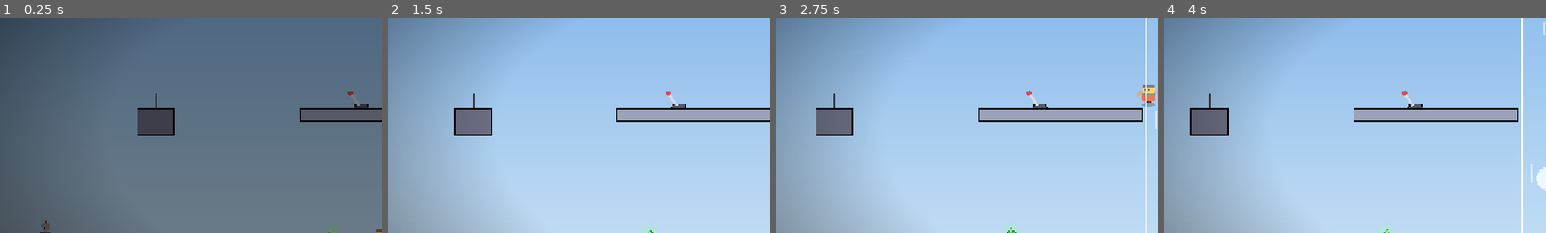
Above: before the commit, frames 1-4 (left to right).
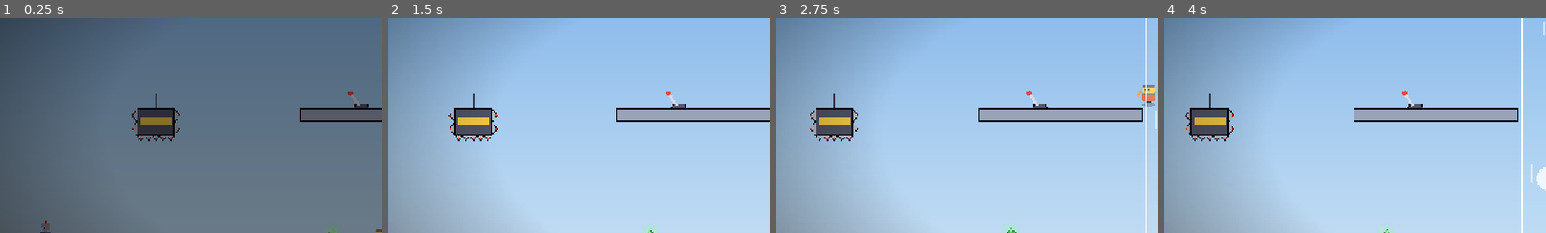
Above: after the commit, the same moments.

Repository: francoNicolasAlvarez/Plataformero_editable
Game: Godot game, scene res://scenes/levels/level_twentyfive.tscn
The game is run twice, just before and just after one commit, with the same random seed, the same clock (stepped at 60 frames per second) and the same inputs. This scene is started directly instead of the project's main scene.
Inputs (mouse positions are % of the whole screen's width and height, from its top left):
- Up to frame 1 (0.25 s): no input
- Up to frame 2 (1.5 s): tap Enter (pause) at 0.5 s; move the mouse to (72, 45) at 0.52 s; hold D (move_right) 0.53-1.25 s; tap Ctrl (dash) at 0.6 s; click (72, 45) at 0.67 s; tap Space (jump) at 0.77, 1.07 s; drag from (30, 55) to (85, 39) at 1.27 s
- Up to frame 3 (2.75 s): move the mouse to (60, 28) at 2.02 s; hold A (move_left) from 2.03 s (still down); tap Tab at 2.1 s
- Up to frame 4 (4 s): release A (move_left) at 2.75 s; drag from (45, 70) to (54, 46) at 2.77 s; move the mouse to (80, 65) at 3.52 s; hold D (move_right) from 3.53 s (still down); tap J at 3.6 s; tap Space (jump) at 3.77 s
The pictures show only the part of the screen within x 0-50%, y 23-73%; the shares and areas given below are measured in that part.

The runs differ from the first frame. In frame 1, 0.4% of the frame differs, in the area x 34-47%, y 42-58%; in frame 2, 1.4%; in frame 3, 1.4%, in the area x 9-22%, y 42-58%; in frame 4, 1.4%.

Commit message:
Bola de puas cae 1,5 s tras el aviso; prensas como bloques de puas que danan al tocarlos
Co-Authored-By: Claude Sonnet 5.5 <noreply@anthropic.com>

Diff:
--- a/scripts/world/crusher_trap.gd
+++ b/scripts/world/crusher_trap.gd
@@ -7,17 +7,25 @@
 ## `auto_cycle` actúa sin esperar al jugador. El bloque NO es sólido (así no
 ## aplasta ni atasca): solo daña mientras cae o está abajo. El nodo está en
 ## el techo, en el centro del bloque; el bloque cuelga hacia abajo.
+##
+## 2026-11-26: el bloque es un BLOQUE DE PÚAS (pinchos de punta roja abajo y a
+## los lados: forma angular = peligro) y daña al tocarlo en CUALQUIER momento,
+## también quieto arriba o mientras sube (contacto continuo; la invulnerabilidad
+## del jugador evita golpes repetidos). Sigue sin ser sólido.
 
 @export var block_size: Vector2 = Vector2(90.0, 64.0)
 @export_range(60.0, 500.0, 5.0) var drop_height: float = 200.0
 @export_range(1, 99, 1) var damage: int = 15
+
+const SPIKE_LENGTH := 14.0
+const SPIKE_COLOR := Color("#b9bccb")
+const TIP_COLOR := Color("#e0392b")
 
 var _block: Node2D
 var _hitbox: Area2D
 var _hit_shape: CollisionShape2D
 var _trigger: Area2D
 var _time: float = 0.0
-var _hit_done: bool = false
 var _slam_time: float = 0.12
 
 
@@ -50,18 +58,30 @@
 	slab.color = Color("#6d6f85")
 	slab.polygon = PackedVector2Array([Vector2(-half.x, 0.0), Vector2(half.x, 0.0), Vector2(half.x, block_size.y), Vector2(-half.x, block_size.y)])
 	_block.add_child(slab)
-	var teeth := Polygon2D.new()
-	teeth.color = Color("#c9ccd9")
-	var points := PackedVector2Array()
+	slab.color = Color("#4f5263")
+	# Franjas de aviso amarillas y negras en la cara del bloque.
+	var stripes := Polygon2D.new()
+	stripes.name = "WarningStripe"
+	stripes.color = Color("#f2c744")
+	stripes.polygon = PackedVector2Array([Vector2(-half.x + 6.0, block_size.y * 0.35), Vector2(half.x - 6.0, block_size.y * 0.35), Vector2(half.x - 6.0, block_size.y * 0.6), Vector2(-half.x + 6.0, block_size.y * 0.6)])
+	_block.add_child(stripes)
 	var count := maxi(3, int(block_size.x / 18.0))
 	var step := block_size.x / float(count)
+	var spike_index := 0
+	# Púas de abajo.
 	for i in count:
 		var x := -half.x + step * float(i)
-		points.append(Vector2(x, block_size.y))
-		points.append(Vector2(x + step * 0.5, block_size.y + 12.0))
-		points.append(Vector2(x + step, block_size.y))
-	teeth.polygon = points
-	_block.add_child(teeth)
+		_add_spike(Vector2(x, block_size.y), Vector2(x + step, block_size.y), Vector2(x + step * 0.5, block_size.y + SPIKE_LENGTH), spike_index)
+		spike_index += 1
+	# Púas de los lados.
+	var side_count := maxi(2, int(block_size.y / 22.0))
+	var side_step := block_size.y / float(side_count)
+	for i in side_count:
+		var y := side_step * float(i)
+		_add_spike(Vector2(-half.x, y), Vector2(-half.x, y + side_step), Vector2(-half.x - SPIKE_LENGTH, y + side_step * 0.5), spike_index)
+		spike_index += 1
+		_add_spike(Vector2(half.x, y), Vector2(half.x, y + side_step), Vector2(half.x + SPIKE_LENGTH, y + side_step * 0.5), spike_index)
+		spike_index += 1
 	var outline := Line2D.new()
 	outline.points = slab.polygon
 	outline.closed = true
@@ -75,10 +95,9 @@
 	_hitbox.collision_mask = 2
 	_hit_shape = CollisionShape2D.new()
 	var rectangle := RectangleShape2D.new()
-	rectangle.size = Vector2(block_size.x, block_size.y + 12.0)
+	rectangle.size = Vector2(block_size.x + SPIKE_LENGTH * 1.4, block_size.y + SPIKE_LENGTH * 0.8)
 	_hit_shape.shape = rectangle
-	_hit_shape.position = Vector2(0.0, (block_size.y + 12.0) * 0.5)
-	_hit_shape.disabled = true
+	_hit_shape.position = Vector2(0.0, (block_size.y + SPIKE_LENGTH * 0.8) * 0.5)
 	_hitbox.add_child(_hit_shape)
 	_block.add_child(_hitbox)
 
@@ -103,12 +122,11 @@
 			if other is Player and not (other as Player).health.is_dead:
 				trigger()
 				break
-	if state == State.ACTIVE and not _hit_done:
-		_hit_shape.set_deferred("disabled", false)
+	# Daña al tocarlo en cualquier estado (bloque de púas).
+	if _hitbox != null:
 		for other in _hitbox.get_overlapping_bodies():
-			if other is Player:
+			if other is Player and not (other as Player).health.is_dead:
 				(other as Player).take_damage(damage, self)
-				_hit_done = true
 
 
 func _process(delta: float) -> void:
@@ -129,16 +147,29 @@
 
 
 func _on_state_entered(new_state: int) -> void:
-	_hit_done = false
 	if new_state == State.ACTIVE:
 		Sfx.play("bomb", -10.0)
-	elif _hit_shape != null:
-		_hit_shape.set_deferred("disabled", true)
 
 
 func _on_reset() -> void:
-	_hit_done = false
 	if _block != null:
 		_block.position = Vector2.ZERO
-	if _hit_shape != null:
-		_hit_shape.set_deferred("disabled", true)
+
+
+## Púa triangular con punta roja y contorno negro (base a-b, punta `tip`).
+func _add_spike(a: Vector2, b: Vector2, tip: Vector2, index: int) -> void:
+	var spike := Polygon2D.new()
+	spike.name = "Spike%d" % index
+	spike.color = SPIKE_COLOR
+	spike.polygon = PackedVector2Array([a, b, tip])
+	_block.add_child(spike)
+	var red := Polygon2D.new()
+	red.color = TIP_COLOR
+	red.polygon = PackedVector2Array([tip.lerp(a, 0.35), tip.lerp(b, 0.35), tip])
+	spike.add_child(red)
+	var line := Line2D.new()
+	line.points = spike.polygon
+	line.closed = true
+	line.width = 1.6
+	line.default_color = Color.BLACK
+	spike.add_child(line)
--- a/scripts/world/falling_rock.gd
+++ b/scripts/world/falling_rock.gd
@@ -15,10 +15,12 @@
 ## forma angular = peligro). Hace daño al tocarla también mientras cuelga
 ## inmóvil (contacto continuo, como los enemigos); al caer sigue rompiéndose
 ## contra el suelo o el jugador.
-
-const TRIGGER_DELAY := 0.2
-const TRIGGER_HALF_WIDTH := 70.0
-const MAX_WAIT := 3.5
+##
+## 2026-11-26 (2): ya no espera a que el jugador se coloque debajo. CAE
+## `TRIGGER_DELAY` (1,5 s) después de aparecer el marcador que indica dónde va a
+## caer; el marcador parpadea cada vez más rápido (como mucho ~3 Hz).
+
+const TRIGGER_DELAY := 1.5
 const FALL_SPEED := 1500.0
 const OVERSHOOT := 260.0
 const SPIKE_COUNT := 12
@@ -35,6 +37,7 @@
 
 var _time: float = 0.0
 var _trigger_left: float = -1.0
+var _blink_phase: float = 0.0
 var _marker: Node2D
 var _rock: Node2D
 var _flames: Array[Polygon2D] = []
@@ -62,6 +65,8 @@
 	add_child(_marker)
 	_marker.global_position = Vector2(global_position.x, target_y)
 	global_position.y = start_y
+	# La cuenta empieza en cuanto se indica el punto de impacto.
+	_trigger_left = TRIGGER_DELAY
 
 
 static func clear_rocks(tree: SceneTree) -> void:
@@ -69,7 +74,7 @@
 		node.queue_free()
 
 
-## Cierto cuando el jugador ya se colocó debajo y la cuenta de 0,2 s corre.
+## Cierto mientras corre la cuenta hasta la caída (desde que aparece).
 func is_triggered() -> bool:
 	return _trigger_left >= 0.0
 
@@ -84,13 +89,8 @@
 		State.WARNING:
 			_time += delta
 			_hurt_touching_player()
-			if not is_triggered() and _player_below():
-				_trigger_left = TRIGGER_DELAY
-			if is_triggered():
-				_trigger_left -= delta
-				if _trigger_left <= 0.0:
-					_start_falling()
-			elif _time >= MAX_WAIT:
+			_trigger_left -= delta
+			if _trigger_left <= 0.0:
 				_start_falling()
 			_update_marker()
 		State.FALLING:
@@ -103,14 +103,6 @@
 	_animate_flames()
 
 
-func _player_below() -> bool:
-	var player := get_tree().get_first_node_in_group("player") as Player
-	if player == null or player.health.is_dead:
-		return false
-	var offset := player.global_position - global_position
-	return absf(offset.x) <= TRIGGER_HALF_WIDTH and offset.y > 0.0 and player.global_position.y <= target_y + 60.0
-
-
 ## Daño por contacto mientras cuelga (la invulnerabilidad del jugador evita
 ## golpes repetidos en cada frame).
 func _hurt_touching_player() -> void:
@@ -125,11 +117,12 @@
 
 
 func _update_marker() -> void:
-	# El marcador parpadea despacio mientras espera y muy rápido al activarse.
-	var rate := 26.0 if is_triggered() else 7.0
-	var blink := 0.5 + 0.5 * sin(_time * rate)
+	# El marcador parpadea cada vez más rápido (de ~1 a ~3 Hz) y crece hasta la caída.
+	var progress := 1.0 - clampf(_trigger_left / TRIGGER_DELAY, 0.0, 1.0)
+	_blink_phase += get_physics_process_delta_time() * (6.0 + 12.0 * progress)
+	var blink := 0.5 + 0.5 * sin(_blink_phase)
 	_marker.modulate.a = 0.4 + 0.6 * blink
-	_marker.scale = Vector2.ONE * (1.0 if is_triggered() else 0.85)
+	_marker.scale = Vector2.ONE * (0.85 + 0.15 * progress)
 
 
 func _animate_flames() -> void:
--- a/tests/rockfall_smoke_test.gd
+++ b/tests/rockfall_smoke_test.gd
@@ -1,7 +1,7 @@
 extends SceneTree
 ## Comprueba las rocas que caen (2026-11-17, ajustado el 2026-11-23): cuelgan
-## armadas con marcador, caen 0,2 s después de que el jugador se coloque
-## debajo, caída rápida, daño de un golpe al jugador, rotura contra el suelo y que no
+## con marcador, caen 1,5 s después de indicarse el punto de impacto
+## (2026-11-26), caída rápida, daño de un golpe al jugador, rotura contra el suelo y que no
 ## se creen rocas sobre un foso. Ejecutar con:
 ## godot --headless --path . --script res://tests/rockfall_smoke_test.gd
 
@@ -24,7 +24,7 @@
 	var camera: Camera2D = level.get_node("Camera")
 	var spawner := level.get_node("LevelNineGenerated/RockfallSpawner") as RockfallSpawner
 	_check(spawner != null, "El nivel 9 tiene generador de rocas")
-	_check(is_equal_approx(FallingRock.TRIGGER_DELAY, 0.2), "La roca cae 0,2 s después de ponerse el jugador debajo")
+	_check(is_equal_approx(FallingRock.TRIGGER_DELAY, 1.5), "La roca cae 1,5 s después de indicarse dónde caerá")
 	_check(FallingRock.FALL_SPEED >= 1200.0, "La roca cae muy rápido")
 	spawner.active = false
 	# Sin murciélagos: podían golpear al jugador y volver intermitente el test.
@@ -58,7 +58,7 @@
 	await _wait_physics(2)
 	var markers := get_nodes_in_group("rock_warnings")
 	_check(markers.size() == 1, "Aparece un marcador de aviso")
-	_check(rock.state == FallingRock.State.WARNING and not rock.is_triggered(), "La roca cuelga armada, sin activarse")
+	_check(rock.state == FallingRock.State.WARNING and rock.is_triggered(), "Al indicarse el punto de impacto empieza la cuenta")
 	_check(absf((markers[0] as Node2D).global_position.y - LevelNineLayout.GROUND_TOP) < 2.0, "El marcador está sobre la superficie de impacto")
 	_check(absf((markers[0] as Node2D).global_position.x - x) < 2.0, "El marcador está en la columna de impacto")
 	_check(rock.global_position.y < LevelNineLayout.GROUND_TOP - 200.0 and rock.get_node("Rock").visible, "La roca cuelga visible arriba")
@@ -70,12 +70,11 @@
 			spikes += 1
 	_check(spikes == FallingRock.SPIKE_COUNT, "La bola lleva púas (%d)" % spikes)
 
-	await _wait_physics(60)
-	_check(rock.state == FallingRock.State.WARNING, "Con el jugador lejos la roca sigue colgada")
+	await _wait_physics(58)
+	_check(rock.state == FallingRock.State.WARNING, "A ~1 s del aviso la bola sigue colgada")
 	_check(player.health.current_health == hp_before, "Colgada no hace daño a distancia")
 
-	# Tocar la bola colgada (inmóvil) también hace daño y no la hace caer.
-	# Encima de la bola (no debajo) para no activar la caída.
+	# Tocar la bola colgada (inmóvil) también hace daño.
 	player.global_position = rock.global_position + Vector2(0.0, -34.0)
 	player.velocity = Vector2.ZERO
 	await _wait_physics(2)
@@ -83,21 +82,22 @@
 	_check(rock.state == FallingRock.State.WARNING, "La bola sigue colgada tras el contacto")
 	player.global_position = Vector2(x - 500.0, 600.0)
 	player.velocity = Vector2.ZERO
+	await _wait_physics(40)
+	_check(not is_instance_valid(rock) or rock.state != FallingRock.State.WARNING, "Cae %.1f s después de indicarse el punto de impacto" % FallingRock.TRIGGER_DELAY)
 	player.health.heal(99)
-	await _wait_physics(50)
+	await _wait_physics(40)
 	hp_before = player.health.current_health
 
-	# El jugador se coloca debajo: cae 0,2 s después, no antes.
+	# Con el jugador debajo: no cae antes de 1,5 s y luego le quita un golpe.
 	player.global_position = Vector2(x, 600.0)
 	player.velocity = Vector2.ZERO
-	await _wait_physics(4)
-	_check(rock.is_triggered() and rock.state == FallingRock.State.WARNING, "Al ponerse debajo se activa la cuenta de 0,2 s")
-	await _wait_physics(5)
-	_check(rock.state == FallingRock.State.WARNING, "A los ~0,15 s todavía no ha caído")
-	await _wait_physics(8)
-	_check(rock.state != FallingRock.State.WARNING, "Pasados 0,2 s empieza a caer")
-	await _wait_physics(40)
-	_check(not is_instance_valid(rock) or rock.state == FallingRock.State.DONE, "La roca se rompe al llegar al suelo")
+	await _wait_physics(10)
+	var under := spawner.spawn_rock_at(x)
+	_check(under != null, "Se crea una roca sobre el jugador")
+	await _wait_physics(80)
+	_check(is_instance_valid(under) and under.state == FallingRock.State.WARNING, "A ~1,3 s todavía no ha caído")
+	await _wait_physics(60)
+	_check(not is_instance_valid(under) or under.state == FallingRock.State.DONE, "La roca se rompe al llegar al suelo")
 	_check(get_nodes_in_group("rock_warnings").is_empty(), "El marcador desaparece tras el impacto")
 	_check(player.health.current_health == hp_before - 1, "La roca quita un golpe al jugador que está debajo")
 
@@ -109,8 +109,7 @@
 	_check(other != null, "Se crea otra roca lejos del jugador")
 	await _wait_physics(150)
 	_check(player.health.current_health == hp_mid, "Una roca que no cae sobre el jugador no daña")
-	await _wait_physics(80)
-	_check(other == null or not is_instance_valid(other) or other.state != FallingRock.State.WARNING, "Si nadie se pone debajo cae sola tras %.1f s" % FallingRock.MAX_WAIT)
+	_check(other == null or not is_instance_valid(other) or other.state != FallingRock.State.WARNING, "Sin nadie debajo cae igualmente a los %.1f s" % FallingRock.TRIGGER_DELAY)
 
 	# Las rocas del generador siempre caen por delante del jugador.
 	FallingRock.clear_rocks(self)
--- a/tests/world5_mechanics_smoke_test.gd
+++ b/tests/world5_mechanics_smoke_test.gd
@@ -172,6 +172,19 @@
 	_check(player.health.current_health < before, "Después del aviso cae y daña al jugador debajo")
 	crusher.reset()
 	_check(crusher.state == Hazard.State.IDLE, "reset() sube la prensa")
+	# Bloque de púas (2026-11-26): púas visibles y daño al tocarlo quieto arriba.
+	var spikes := crusher.get_node("Block").find_children("Spike*", "Polygon2D", false, false).size()
+	_check(spikes >= 8, "La prensa es un bloque de púas (%d púas)" % spikes)
+	crusher.auto_cycle = false
+	player.global_position = Vector2(-99999.0, -99999.0)
+	await _wait_physics(60)
+	crusher.reset()
+	player.health.reset()
+	var idle_before := player.health.current_health
+	player.global_position = at + Vector2(crusher.block_size.x * 0.5 + 6.0, 30.0)
+	player.velocity = Vector2.ZERO
+	await _wait_physics(4)
+	_check(player.health.current_health < idle_before, "Tocar la prensa quieta (arriba) también hace daño")
 	crusher.queue_free()
 	floor_body.queue_free()
 
Not shown, changed: AGENTS.md
